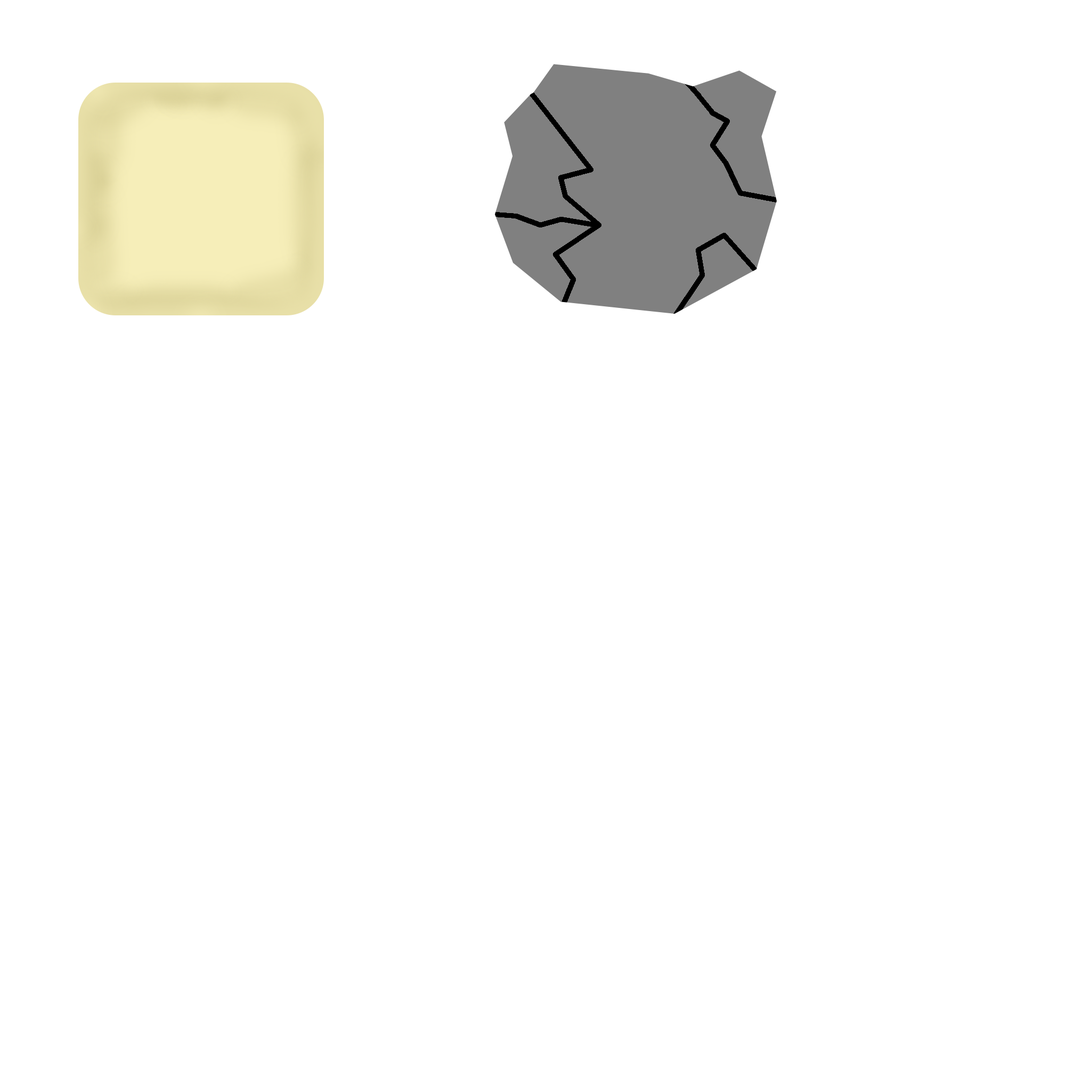
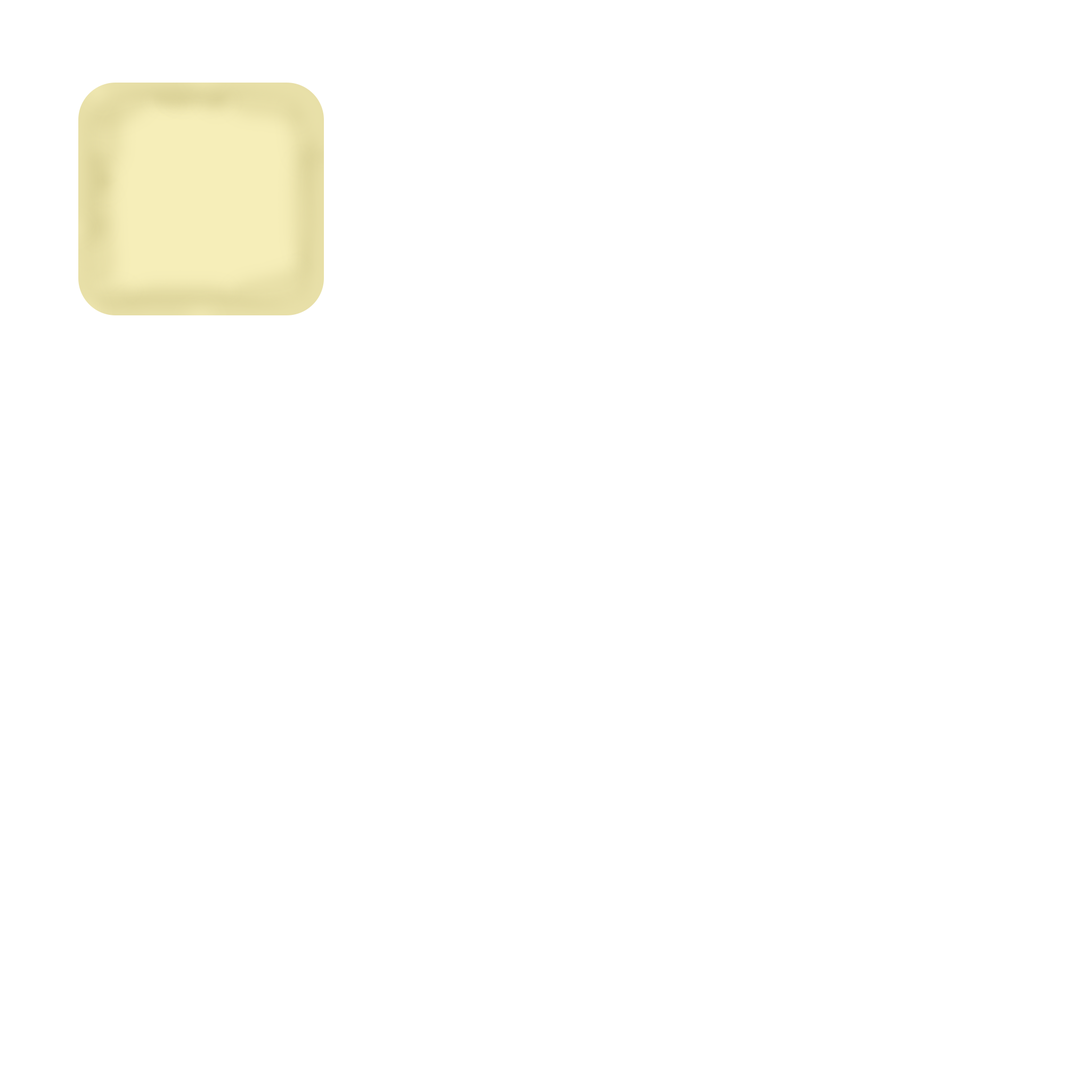
Two versions of the same layered image (1091 x 1091). Layer-by-layer changes:
painted on "Layer 1" over (495, 63, 778, 314)
